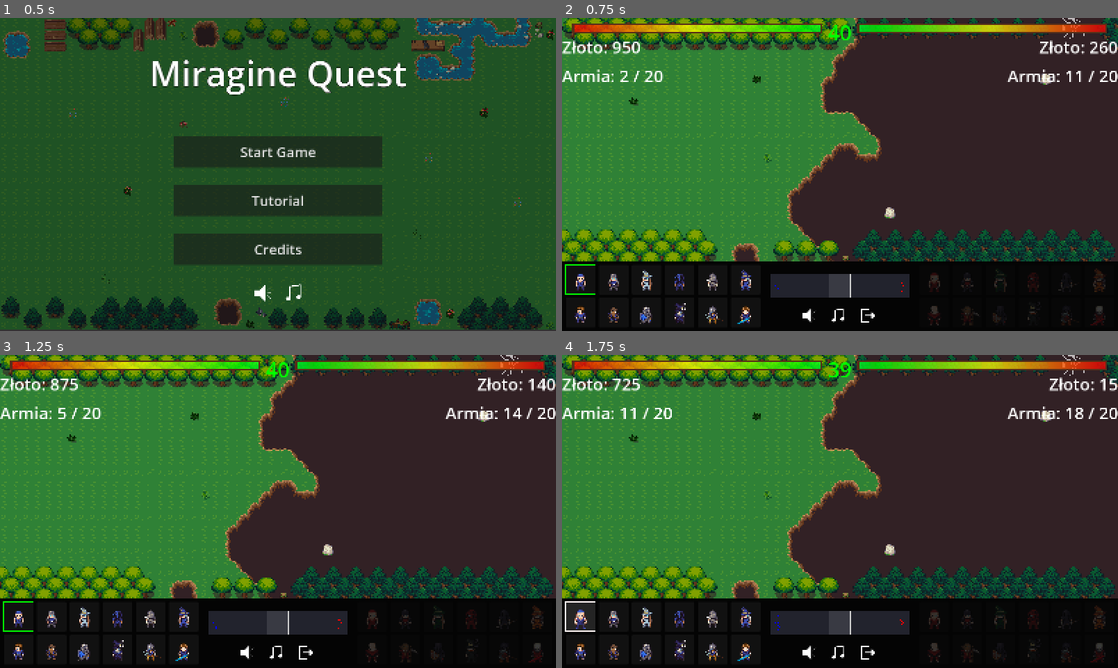
Above: before the commit, frames 1-4 (two rows, left to right).
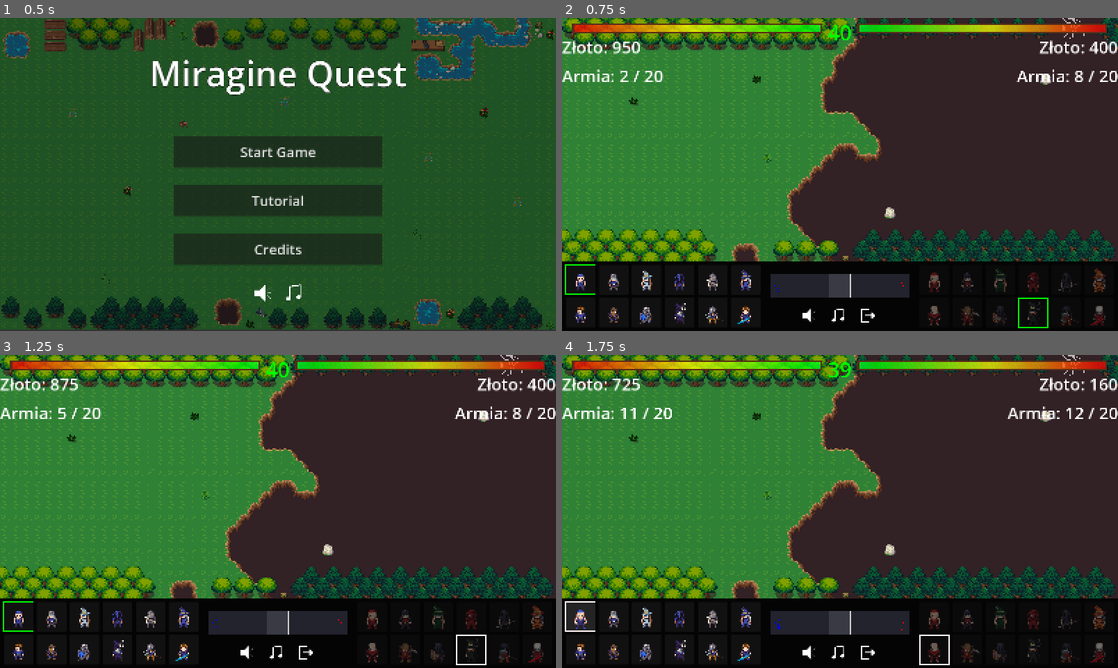
Above: after the commit, the same moments.

Repository: wojmichaluk/miragine-quest
Game: Godot game, scene res://scenes/MainMenu.tscn
Two runs of this game, one before a commit and one after it. Both use one fixed random seed, a clock stepped at 60 frames per second and the inputs below. The engine's default icon, where the game draws it, is replaced by a stand-in: a white triangle on a blue panel in a dark square.
Inputs (mouse positions are in pixels of both pictures, inside the frame that each line leads up to):
- Up to frame 1 (0.5 s): no input
- Up to frame 2 (0.75 s): click "Start Game" at 0.5 s
- Up to frame 3 (1.25 s): no input
- Up to frame 4 (1.75 s): click (578, 617) at 1.25 s

Frame 1 is identical in both runs. In frame 2, 0.9% of the frame differs, in the area x 38-99%, y 7-100%; in frame 3, 0.9%; in frame 4, 1.0%, in the area x 38-100%, y 7-100%.

Commit message:
Added visual unit selection cues for enemy similar to player's; corrected crucial discrepancy in unit stats

Diff:
--- a/godot-project/data/enemy_units.json
+++ b/godot-project/data/enemy_units.json
@@ -43,8 +43,8 @@
 	"weight": 2,
 	"speed": 174,
 	"atk_speed": 1.4,
-	"hp": 50,
-	"damage": 30,
+	"hp": 60,
+	"damage": 40,
 	"atk_type": "magical",
 	"atk_range": 180,
 	"res_phys": 0,
@@ -58,16 +58,16 @@
   },
   "3": {
 	"name": "Krwisty zabójca",
-	"cost": 100,
+	"cost": 120,
 	"weight": 3,
 	"speed": 192,
 	"atk_speed": 1.0,
-	"hp": 120,
+	"hp": 125,
 	"damage": 50,
 	"atk_type": "physical",
 	"atk_range": 50,
-	"res_phys": 1,
-	"res_mag": 1,
+	"res_phys": 2,
+	"res_mag": 2,
 	"walk_row": 60,
 	"walk_frames": [0, 2, 4, 6, 8, 10, 12],
 	"wide_walk": 1,
@@ -77,7 +77,7 @@
   },
   "4": {
 	"name": "Mroczny wojownik",
-	"cost": 120,
+	"cost": 150,
 	"weight": 3,
 	"speed": 172,
 	"atk_speed": 1.25,
@@ -96,12 +96,12 @@
   },
   "5": {
 	"name": "Władca ognia",
-	"cost": 180,
+	"cost": 200,
 	"weight": 4,
 	"speed": 174,
 	"atk_speed": 1.5,
-	"hp": 100,
-	"damage": 60,
+	"hp": 120,
+	"damage": 80,
 	"atk_type": "magical",
 	"atk_range": 200,
 	"res_phys": 0,
@@ -134,12 +134,12 @@
   },
   "7": {
 	"name": "Troll żniwiarz",
-	"cost": 250,
-	"weight": 4,
+	"cost": 320,
+	"weight": 5,
 	"speed": 180,
 	"atk_speed": 1.2,
-	"hp": 270,
-	"damage": 80,
+	"hp": 400,
+	"damage": 90,
 	"atk_type": "physical",
 	"atk_range": 48,
 	"res_phys": 0,
@@ -153,8 +153,8 @@
   },
   "8": {
 	"name": "Oddany złoczyńca",
-	"cost": 350,
-	"weight": 5,
+	"cost": 400,
+	"weight": 6,
 	"speed": 168,
 	"atk_speed": 1.6,
 	"hp": 500,
@@ -172,12 +172,12 @@
   },
   "9": {
 	"name": "Władca otchłani",
-	"cost": 500,
-	"weight": 7,
+	"cost": 600,
+	"weight": 8,
 	"speed": 174,
 	"atk_speed": 1.6,
-	"hp": 200,
-	"damage": 120,
+	"hp": 240,
+	"damage": 160,
 	"atk_type": "magical",
 	"atk_range": 225,
 	"res_phys": 0,
@@ -196,7 +196,7 @@
 	"speed": 175,
 	"atk_speed": 1.5,
 	"hp": 1200,
-	"damage": 250,
+	"damage": 225,
 	"atk_type": "physical",
 	"atk_range": 45,
 	"res_phys": 4,
@@ -215,7 +215,7 @@
 	"speed": 180,
 	"atk_speed": 1.25,
 	"hp": 2000,
-	"damage": 400,
+	"damage": 360,
 	"atk_type": "physical",
 	"atk_range": 50,
 	"res_phys": 3,
--- a/godot-project/data/player_units.json
+++ b/godot-project/data/player_units.json
@@ -43,8 +43,8 @@
 	"weight": 2,
 	"speed": 174,
 	"atk_speed": 1.4,
-	"hp": 50,
-	"damage": 30,
+	"hp": 60,
+	"damage": 40,
 	"atk_type": "magical",
 	"atk_range": 180,
 	"res_phys": 0,
@@ -58,16 +58,16 @@
   },
   "3": {
 	"name": "Tajemniczy ninja",
-	"cost": 100,
-	"weight": 2,
+	"cost": 120,
+	"weight": 3,
 	"speed": 192,
 	"atk_speed": 1.0,
-	"hp": 120,
+	"hp": 125,
 	"damage": 50,
 	"atk_type": "physical",
 	"atk_range": 50,
-	"res_phys": 1,
-	"res_mag": 1,
+	"res_phys": 2,
+	"res_mag": 2,
 	"walk_row": 60,
 	"walk_frames": [0, 2, 4, 6, 8, 10, 12],
 	"wide_walk": 1,
@@ -77,7 +77,7 @@
   },
   "4": {
 	"name": "Stalowy wojownik",
-	"cost": 120,
+	"cost": 150,
 	"weight": 3,
 	"speed": 172,
 	"atk_speed": 1.25,
@@ -96,12 +96,12 @@
   },
   "5": {
 	"name": "Czeladnik wody",
-	"cost": 180,
+	"cost": 200,
 	"weight": 4,
 	"speed": 174,
 	"atk_speed": 1.5,
-	"hp": 100,
-	"damage": 60,
+	"hp": 120,
+	"damage": 80,
 	"atk_type": "magical",
 	"atk_range": 200,
 	"res_phys": 0,
@@ -134,12 +134,12 @@
   },
   "7": {
 	"name": "Waleczny berserker",
-	"cost": 250,
-	"weight": 4,
+	"cost": 320,
+	"weight": 5,
 	"speed": 180,
 	"atk_speed": 1.2,
-	"hp": 270,
-	"damage": 80,
+	"hp": 400,
+	"damage": 90,
 	"atk_type": "physical",
 	"atk_range": 42,
 	"res_phys": 0,
@@ -153,8 +153,8 @@
   },
   "8": {
 	"name": "Wierny paladyn",
-	"cost": 350,
-	"weight": 5,
+	"cost": 400,
+	"weight": 6,
 	"speed": 168,
 	"atk_speed": 1.6,
 	"hp": 500,
@@ -172,12 +172,12 @@
   },
   "9": {
 	"name": "Mistrz plazmy",
-	"cost": 500,
-	"weight": 7,
+	"cost": 600,
+	"weight": 8,
 	"speed": 174,
 	"atk_speed": 1.6,
-	"hp": 200,
-	"damage": 120,
+	"hp": 240,
+	"damage": 160,
 	"atk_type": "magical",
 	"atk_range": 225,
 	"res_phys": 0,
@@ -196,7 +196,7 @@
 	"speed": 175,
 	"atk_speed": 1.5,
 	"hp": 1200,
-	"damage": 250,
+	"damage": 225,
 	"atk_type": "physical",
 	"atk_range": 54,
 	"res_phys": 4,
@@ -215,7 +215,7 @@
 	"speed": 180,
 	"atk_speed": 1.25,
 	"hp": 2000,
-	"damage": 400,
+	"damage": 360,
 	"atk_type": "physical",
 	"atk_range": 50,
 	"res_phys": 3,
--- a/godot-project/scripts/main.gd
+++ b/godot-project/scripts/main.gd
@@ -40,10 +40,11 @@
 signal weight_changed(current, maximum, is_player)
 
 # Spawn unit utility
-var active_unit_id
+var active_player_unit_id
+var active_enemy_unit_id
 
 # Round number
-var round = 0
+var round_no = 0
 
 # Called when the node enters the scene tree for the first time.
 func _ready() -> void:
@@ -63,7 +64,7 @@
 	weight_changed.emit(enemy_weight, enemy_weight_limit, false)
 
 	# Initial player unit selection
-	select_active_unit(0)
+	select_active_unit(0, true)
 
 	# Initial AI purchase
 	enemy_ai_purchase()
@@ -140,17 +141,26 @@
 	return base
 
 
-func select_active_unit(unit_id):
-	active_unit_id = unit_id
-	var unit_data = GlobalData.player_units_data[str(unit_id)]
+func select_active_unit(unit_id, is_player):
+	var unit_data
+	var remaining_weight
+
+	if is_player:
+		active_player_unit_id = unit_id
+		unit_data = GlobalData.player_units_data[str(unit_id)]
+		remaining_weight = player_weight_limit - player_weight
+	else:
+		active_enemy_unit_id = unit_id
+		unit_data = GlobalData.enemy_units_data[str(unit_id)]
+		remaining_weight = enemy_weight_limit - enemy_weight
+
 	var time = current_time + shopping_phase_duration - round_time
-	var remaining_weight = player_weight_limit - player_weight
 	var units_to_send = floor(remaining_weight / unit_data["weight"])
 
 	# A little time shift
 	var spawn_delay = (time - 2) / (units_to_send + 1)
 	spawn_delay = max(min(spawn_delay, 0.5), 0.0)
-	$CanvasLayer/UI.update_unit_selection(unit_id, spawn_delay)
+	$CanvasLayer/UI.update_unit_selection(unit_id, is_player, spawn_delay)
 
 
 func spawn_unit(unit_id: int, is_player: bool):
@@ -271,7 +281,7 @@
 func start_new_round():
 	# Update time and round number
 	current_time = round_time
-	round += 1
+	round_no += 1
 
 	# Update weight and gold limits based on round number
 	update_currency_schedule()
@@ -295,14 +305,14 @@
 	enemy_gold_gain = 0.0
 
 	# Player unit selection
-	select_active_unit(active_unit_id)
+	select_active_unit(active_player_unit_id, true)
 
 	# Let the 'AI' make a purchase
 	enemy_ai_purchase()
 
 
 func update_currency_schedule():
-	var factor = int(round / 5) + 1
+	var factor = int(round_no / 5) + 1
 	player_weight_limit += int(player_weight_gain / (5.0 * factor))
 	enemy_weight_limit += int(enemy_weight_gain / (5.0 * factor))
 	player_gold_round += int(player_gold_gain / (5.0 * factor))
@@ -317,6 +327,7 @@
 
 func enemy_ai_purchase():
 	# Simple AI: buy random units
-	for i in range(100):
-		spawn_unit(randi_range(0, 11), false)
-		await get_tree().create_timer(0.1).timeout
+	for i in range(5):
+		var unit_id = randi_range(0, 11)
+		select_active_unit(unit_id, false)
+		await get_tree().create_timer(0.8).timeout
--- a/godot-project/scripts/ui.gd
+++ b/godot-project/scripts/ui.gd
@@ -4,7 +4,8 @@
 var player_icons_textures = []
 var enemy_icons_textures = []
 var unit_button_scene = preload("res://scenes/UnitButton.tscn")
-var active_unit_id = -1
+var active_player_unit_id = -1
+var active_enemy_unit_id = -1
 
 @onready var left_group = $Panel/MarginContainer/HBoxContainer/GridLeft
 @onready var right_group = $Panel/MarginContainer/HBoxContainer/GridRight
@@ -34,6 +35,7 @@
 
 		# Setting button data and style options
 		button.unit_id = id
+		button.is_player = is_player
 		button.expand_icon = true
 		button.icon_alignment = HorizontalAlignment.HORIZONTAL_ALIGNMENT_CENTER
 		button.vertical_icon_alignment = VerticalAlignment.VERTICAL_ALIGNMENT_CENTER
@@ -70,7 +72,7 @@
 	for button in enemy_unit_buttons:
 		if button is Button:
 			button.disabled = true
-			button.modulate.a = 0.5
+			button.modulate.a = 1.0
 
 
 func update_gold_display(amount: int, is_player: bool):
@@ -104,26 +106,48 @@
 	tween.tween_property(hp_bar, "value", target_value, 0.3).set_trans(Tween.TRANS_SINE)
 
 
-func update_unit_selection(unit_id, spawn_delay):
+func update_unit_selection(unit_id, is_player, spawn_delay):
 	var spawn_status = -1
-	var player_unit_buttons = left_group.get_children()
+	var button
 
-	# Clear previous selection
-	if active_unit_id != -1 and active_unit_id != unit_id:
-		player_unit_buttons[active_unit_id].is_active = false
+	if is_player:
+		var player_unit_buttons = left_group.get_children()
 
-	active_unit_id = unit_id
-	var button = player_unit_buttons[unit_id]
-	button.is_active = true
+		# Clear previous selection
+		if active_player_unit_id != -1 and active_player_unit_id != unit_id:
+			player_unit_buttons[active_player_unit_id].is_active = false
 
-	while spawn_status != 0 and unit_id == active_unit_id:
-		spawn_status = get_tree().current_scene.spawn_unit(unit_id, true)
+		active_player_unit_id = unit_id
+		button = player_unit_buttons[unit_id]
+		button.is_active = true
 
-		# Flash if unit has been spawned
-		if spawn_status == 2:
-			button.trigger_flash(0.5 * spawn_delay)
+		while spawn_status != 0 and unit_id == active_player_unit_id:
+			spawn_status = get_tree().current_scene.spawn_unit(unit_id, true)
 
-		await get_tree().create_timer(spawn_delay).timeout
+			# Flash if unit has been spawned
+			if spawn_status == 2:
+				button.trigger_flash(0.5 * spawn_delay)
+
+			await get_tree().create_timer(spawn_delay).timeout
+	else:
+		var enemy_unit_buttons = right_group.get_children()
+
+		# Clear previous selection
+		if active_enemy_unit_id != -1 and active_enemy_unit_id != unit_id:
+			enemy_unit_buttons[active_enemy_unit_id].is_active = false
+
+		active_enemy_unit_id = unit_id
+		button = enemy_unit_buttons[unit_id]
+		button.is_active = true
+
+		while spawn_status != 0 and unit_id == active_enemy_unit_id:
+			spawn_status = get_tree().current_scene.spawn_unit(unit_id, false)
+
+			# Flash if unit has been spawned
+			if spawn_status == 2:
+				button.trigger_flash(0.5 * spawn_delay)
+
+			await get_tree().create_timer(spawn_delay).timeout
 
 
 func _on_sfx_mute_button_toggled(toggled_on: bool) -> void:
--- a/godot-project/scripts/unit_button.gd
+++ b/godot-project/scripts/unit_button.gd
@@ -2,6 +2,7 @@
 
 
 var unit_id: int
+var is_player: bool
 var is_active = false
 var flash_timer = 0.0
 @onready var selection_frame = $SelectionFrame
@@ -10,7 +11,7 @@
 var current_window = null
 
 # Signal to notify about active unit selection
-signal unit_selected(selected_unit_id)
+signal unit_selected(selected_unit_id, is_player)
 
 # Called when the node enters the scene tree for the first time.
 func _ready() -> void:
@@ -33,7 +34,7 @@
 
 
 func _on_pressed():
-	unit_selected.emit(unit_id)
+	unit_selected.emit(unit_id, is_player)
 
 
 func trigger_flash(duration):
@@ -54,8 +55,13 @@
 		current_window.queue_free()
 		return
 
+	var stats
+
 	# Getting unit statistics from GlobalData
-	var stats = GlobalData.player_units_data[str(unit_id)]
+	if is_player:
+		stats = GlobalData.player_units_data[str(unit_id)]
+	else:
+		stats = GlobalData.enemy_units_data[str(unit_id)]
 
 	# Instantiating a popup window
 	current_window = info_window_scene.instantiate()
@@ -63,7 +69,10 @@
 	current_window.display_info(stats)
 
 	# Positioning above the unit window
-	current_window.global_position = global_position + Vector2(40, -420)
+	if is_player:
+		current_window.global_position = global_position + Vector2(40, -420)
+	else:
+		current_window.global_position = global_position + Vector2(-360, -420)
 
 
 func _on_mouse_exited() -> void:
